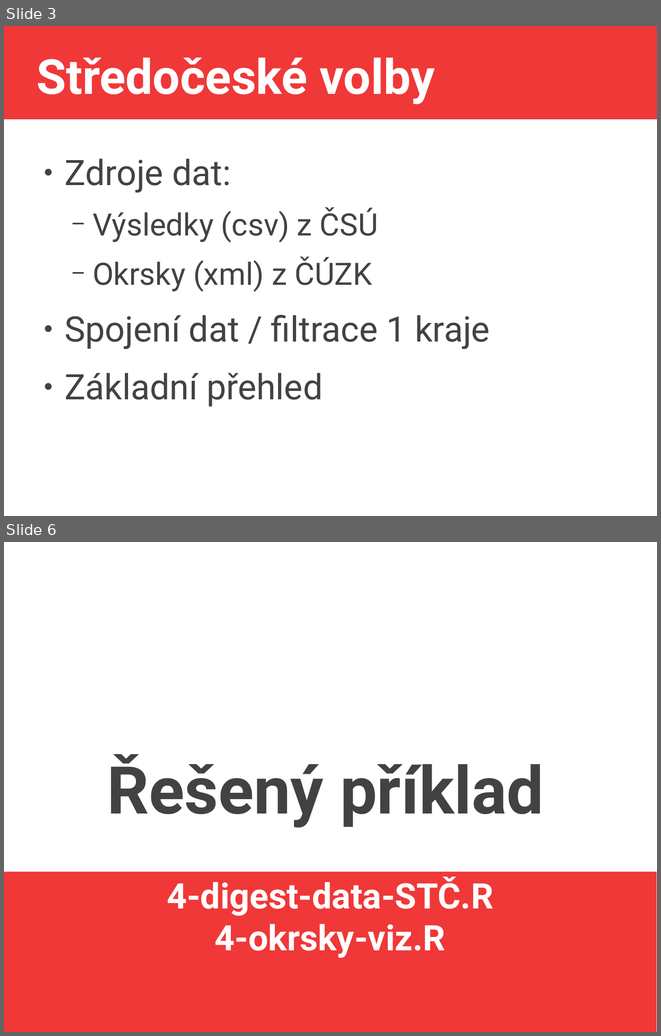
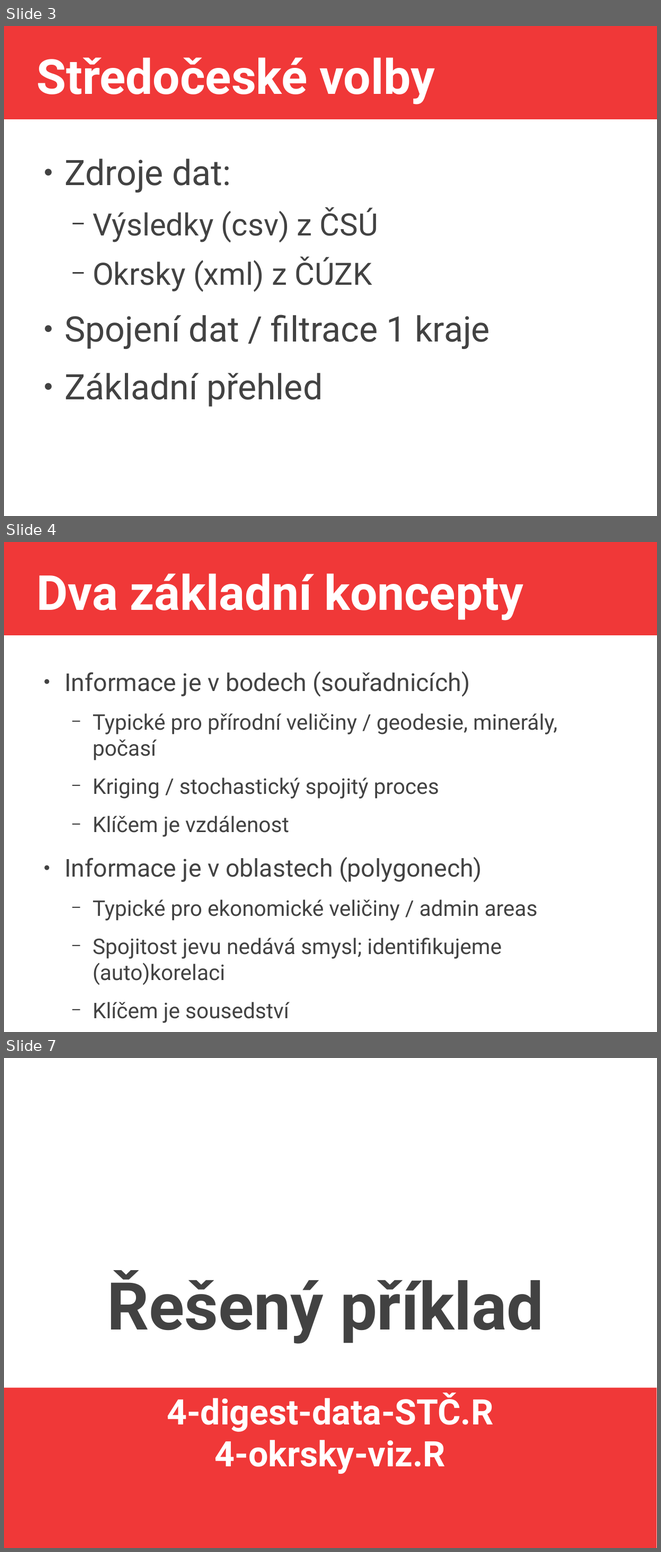
Before and after one commit to jlacko/4EK418, a slide deck: prez/4 -advanced calculations.odp. Shown one above the other, each under a label of ours: slides 3 and 6 before the commit, slides 3, 4 and 7 after it; the slides between them are not shown. The pictures are 661x1036 and 661x1552 pixels, drawn with LibreOffice and Linux fonts; fonts in the diff are those of the drawing. Boxes give left, top, right and bottom in pixels: in the first picture for what was removed or moved away, otherwise in the second. Text is boxed around its words. In the diff, an @@ line names an element or a change of style, - is before the commit and + after.

```diff
--- a/prez/4 -advanced calculations.odp
+++ b/prez/4 -advanced calculations.odp
@@ slide 4 added at bbox=[4, 542, 657, 1032], background #FFFFFF; not listed: 1 template element that a slide beside it also shows @@
@@ title added at bbox=[36, 573, 523, 620], 58.7 pt, text #FFFFFF, bold @@
+Dva základní koncepty
@@ text added at bbox=[64, 671, 557, 1023], 26.2 pt, text #424242 @@
+● Informace je v bodech (souřadnicích)
+  − Typické pro přírodní veličiny / geodesie, minerály, počasí
+  − Kriging / stochastický spojitý proces
+  − Klíčem je vzdálenost
+● Informace je v oblastech (polygonech)
+  − Typické pro ekonomické veličiny / admin areas
+  − Spojitost jevu nedává smysl; identifikujeme (auto)korelaci
+  − Klíčem je sousedství
@@ what was slide 6 is now slide 7 @@
```
Also in this commit, not shown: 5 slides changed, 1 other file.
